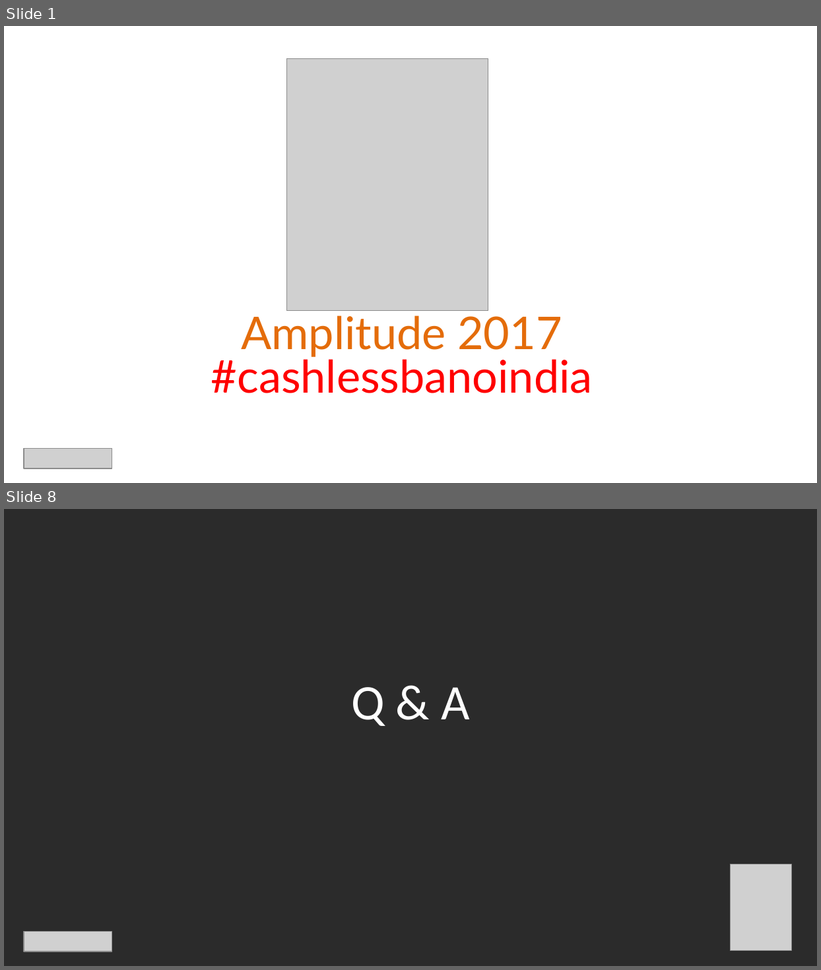
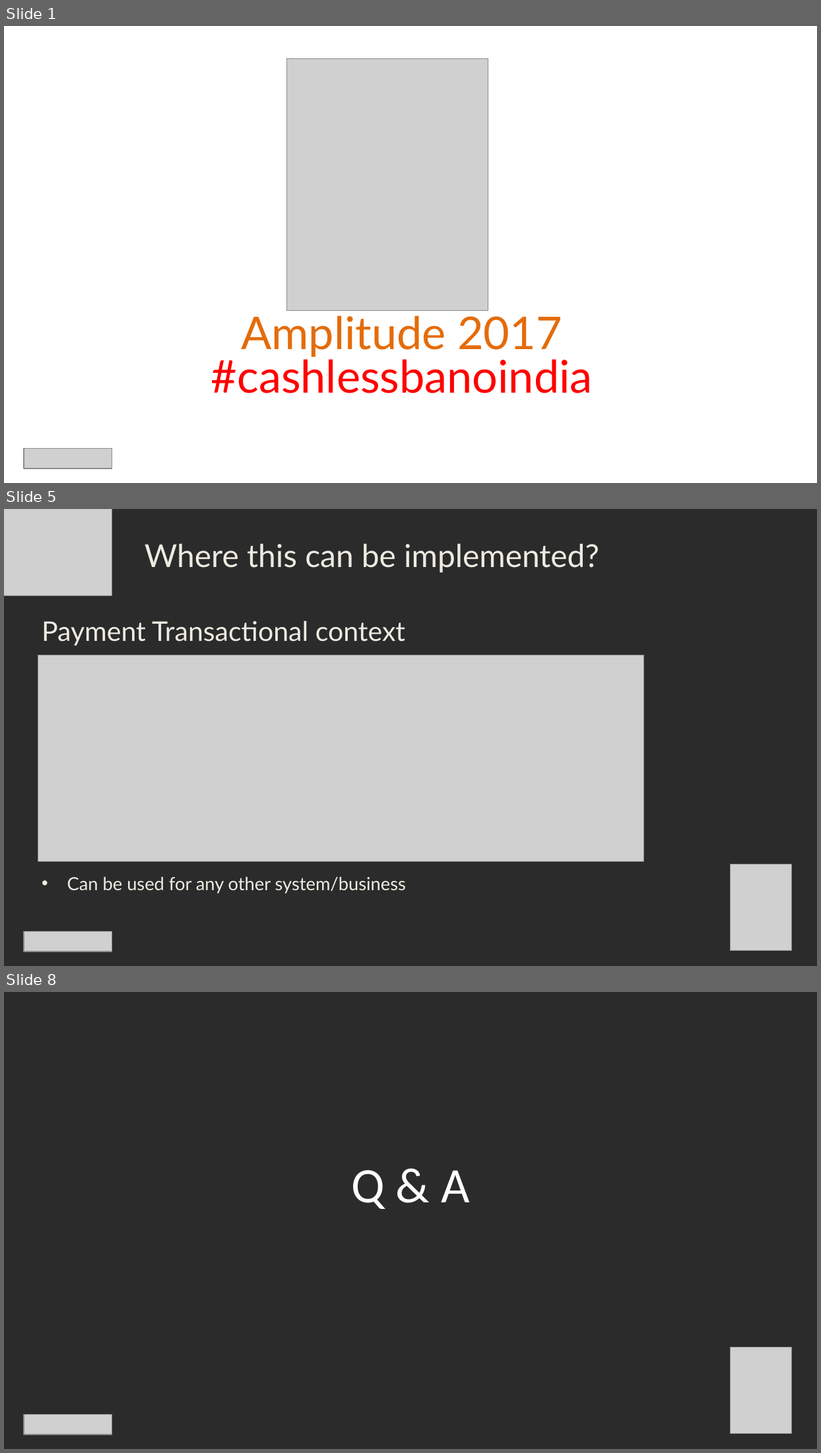
Before and after one commit to MaheshGujale/opensource-frameworks, a slide deck: TechnoRocks_Amplitude2017.pptx. Shown one above the other, each under a label of ours: slides 1 and 8 before the commit, slides 1, 5 and 8 after it; the slides between them are not shown. The pictures are 821x970 and 821x1453 pixels, drawn with LibreOffice and Linux fonts; fonts in the diff are those of the drawing; grey boxes stand for pictures; background and template pictures are left out; a plain dark background stands for a picture behind light text. Boxes give left, top, right and bottom in pixels: in the first picture for what was removed or moved away, otherwise in the second. Text is boxed around its words. In the diff, an @@ line names an element or a change of style, - is before the commit and + after.

```diff
--- a/TechnoRocks_Amplitude2017.pptx
+++ b/TechnoRocks_Amplitude2017.pptx
@@ slide 5 added at (4,509,817,966), background picture (left out) @@
@@ picture added at (4,509,112,596) @@
@@ text added at (145,543,599,573), 28 pt, text #EEECE1 @@
+Where this can be implemented?
@@ text added at (42,621,405,646), 24 pt, text #EEECE1 @@
+Payment Transactional context
@@ picture added at (38,656,644,862) @@
@@ picture added at (730,864,791,951) @@
@@ text added at (67,877,406,894), 16 pt, text #EEECE1 @@
+• Can be used for any other system/business
@@ picture added at (24,932,112,952) @@
```
Also in this commit, not shown: 5 slides changed, 1 slide removed, 1 other file.
